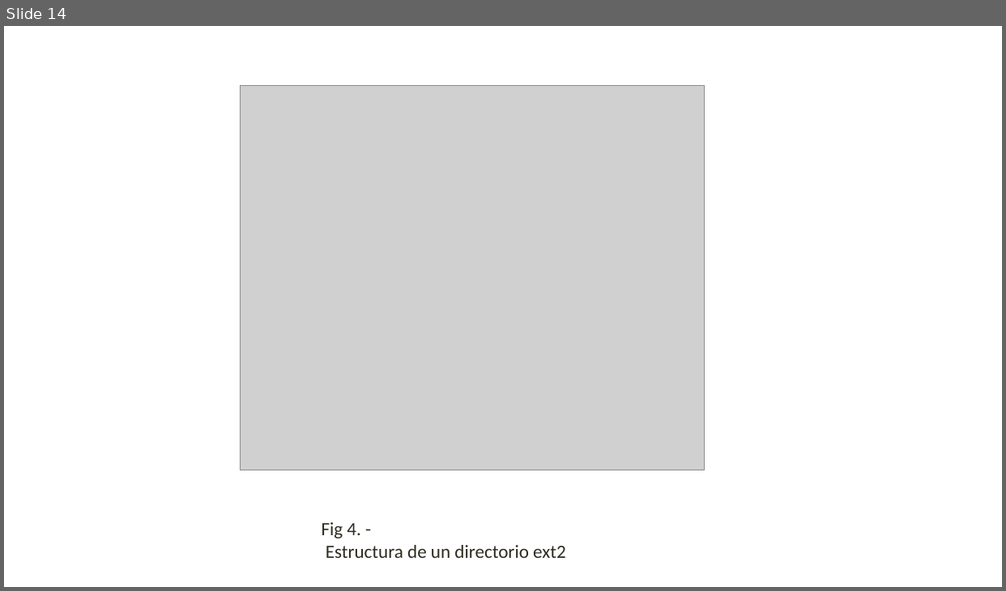
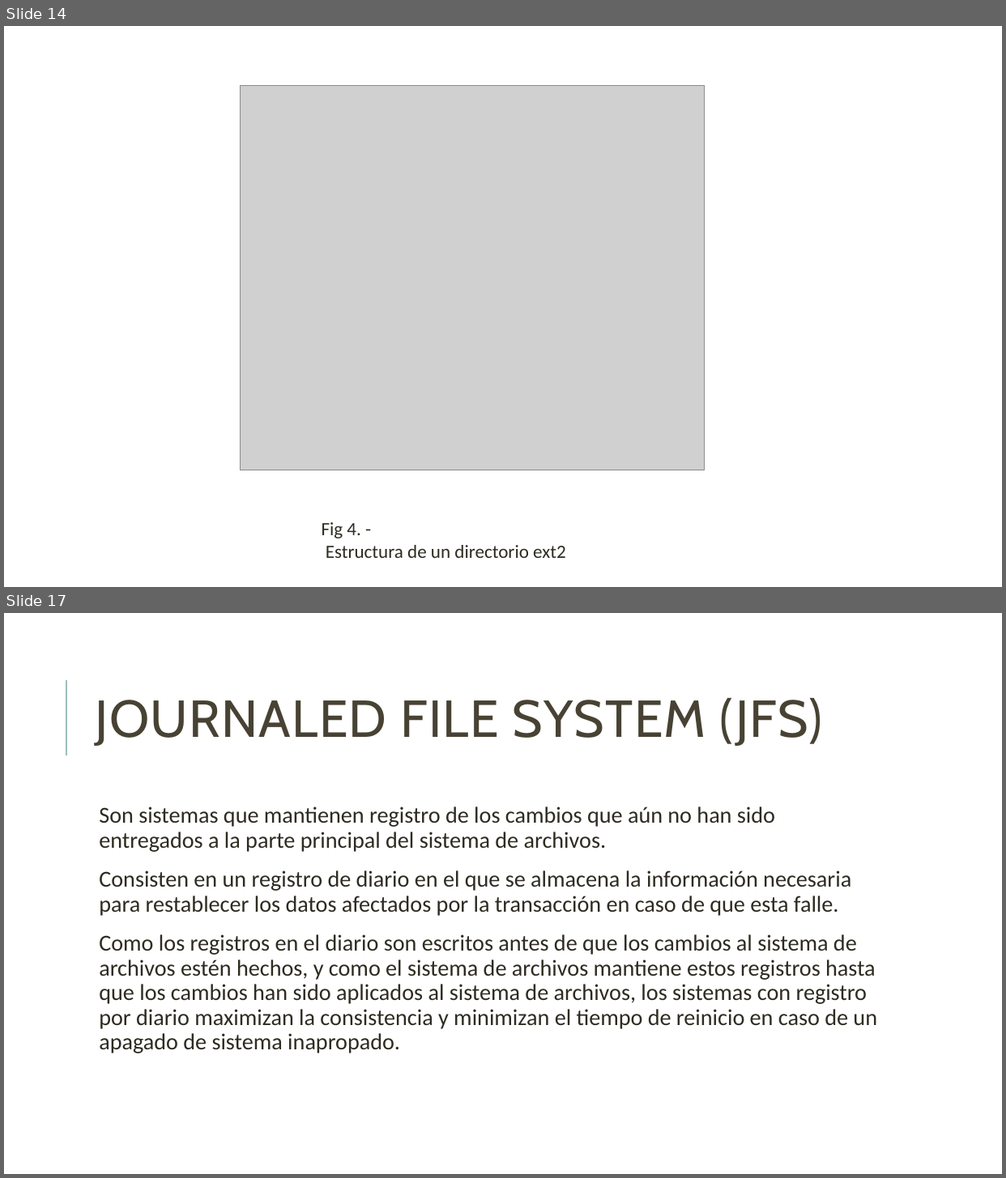
Before and after one commit to unamfi/sistop-2020-1, a slide deck: exposiciones/GonzálezAndrés/Extended.pptx. Shown one above the other, each under a label of ours: slide 14 before the commit, slides 14 and 17 after it; the slides between them are not shown. The pictures are 1006x591 and 1006x1178 pixels, drawn with LibreOffice and Linux fonts; fonts in the diff are those of the drawing; grey boxes stand for pictures. Boxes give left, top, right and bottom in pixels: in the first picture for what was removed or moved away, otherwise in the second. Text is boxed around its words. In the diff, an @@ line names an element or a change of style, - is before the commit and + after.

```diff
--- a/exposiciones/GonzálezAndrés/Extended.pptx
+++ b/exposiciones/GonzálezAndrés/Extended.pptx
@@ slide 17 added at bbox=[4, 613, 1002, 1174], background #FFFFFF @@
@@ line added from (66, 756) to (66, 680), #9CBEBD 1.5 pt @@
@@ title added at bbox=[96, 698, 823, 746], 50 pt, text #474233 @@
+JOURNALED FILE SYSTEM (JFS)
@@ text added at bbox=[99, 807, 877, 1054], 22 pt, text #2E2B21 @@
+  Son sistemas que mantienen registro de los cambios que aún no han sido entregados a la parte principal del sistema de archivos.
+  Consisten en un registro de diario en el que se almacena la información necesaria para restablecer los datos afectados por la transacción en caso de que esta falle.
+  Como los registros en el diario son escritos antes de que los cambios al sistema de archivos estén hechos, y como el sistema de archivos mantiene estos registros hasta que los cambios han sido aplicados al sistema de archivos, los sistemas con registro por diario maximizan la consistencia y minimizan el tiempo de reinicio en caso de un apagado de sistema inapropado.
```
Also in this commit, not shown: 2 slides changed, 5 other slides added.
